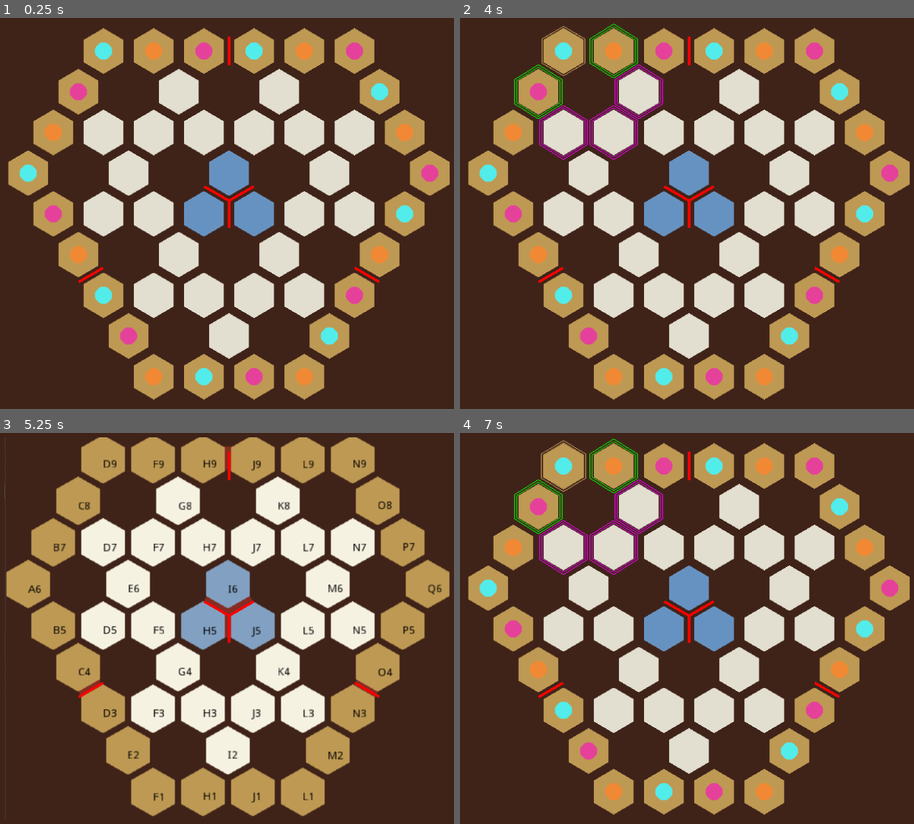
Above: before the commit, frames 1-4 (two rows, left to right).
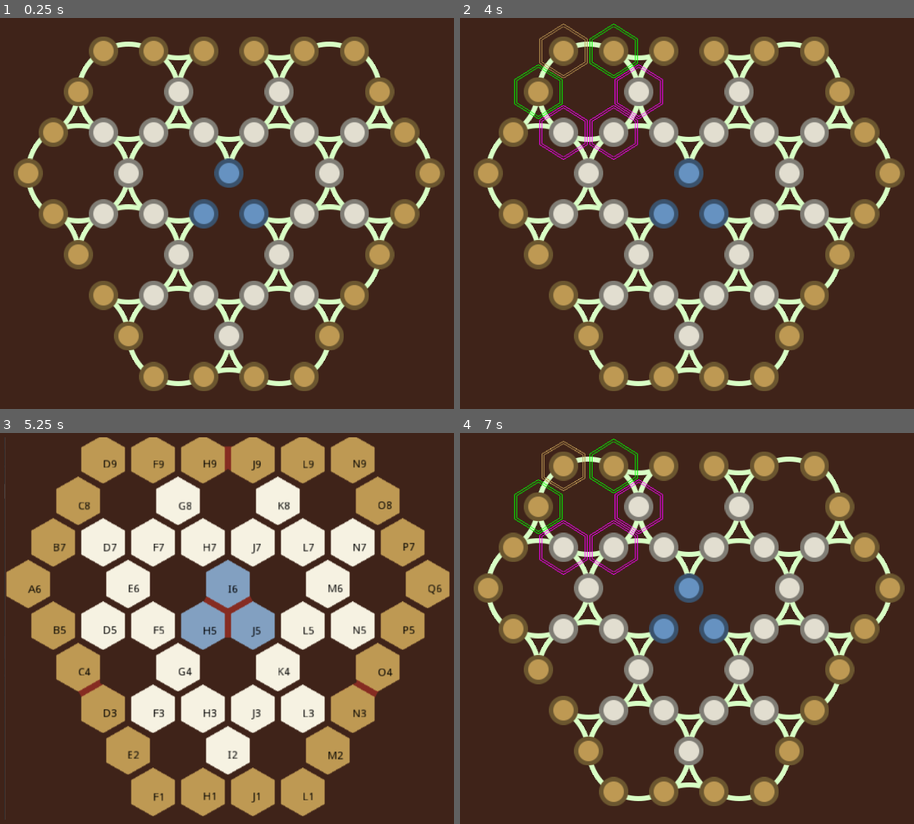
Above: after the commit, the same moments.

Repository: jbbranch9/MANOK
Game: Godot game, scene res://game.tscn
The game is run twice, just before and just after one commit, with the same random seed, the same clock (stepped at 60 frames per second) and the same inputs.
Inputs (mouse positions are in pixels of both pictures, inside the frame that each line leads up to):
- Up to frame 1 (0.25 s): no input
- Up to frame 2 (4 s): tap Enter at 0.5, 2.75 s; move the mouse to (564, 49) at 0.52 s; click (564, 49) at 0.6 s; move the mouse to (614, 49) at 1.27 s; tap Tab (toggle_coordinate_visibility) at 1.35, 2.85 s; click (614, 49) at 1.42 s; tap Space at 2 s; move the mouse to (664, 49) at 2.02 s; click (664, 49) at 2.1 s; move the mouse to (714, 49) at 2.77 s; click (714, 49) at 2.92 s; move the mouse to (764, 49) at 3.52 s; click (764, 49) at 3.6 s
- Up to frame 3 (5.25 s): move the mouse to (354, 464) at 4.27 s; tap Tab (toggle_coordinate_visibility) at 4.35 s; click (354, 464) at 4.42 s; tap Space at 5 s; move the mouse to (77, 507) at 5.02 s; click (77, 507) at 5.1 s
- Up to frame 4 (7 s): tap Enter at 5.75 s; move the mouse to (637, 507) at 5.77 s; tap Tab (toggle_coordinate_visibility) at 5.85 s; click (637, 507) at 5.92 s; move the mouse to (736, 507) at 6.52 s; click (736, 507) at 6.6 s

The runs differ from the first frame. In frame 1, 34% of the frame differs, in the area x 1-100%, y 2-98%; in frame 2, 35%, in the area x 1-100%, y 1-98%; in frame 3, 0.3%; in frame 4, 35%.

Commit message:
updated ring graphics

Diff:
--- a/board.tscn
+++ b/board.tscn
@@ -1,10 +1,11 @@
-[gd_scene load_steps=6 format=2]
+[gd_scene load_steps=7 format=2]
 
 [ext_resource path="res://board.gd" type="Script" id=1]
 [ext_resource path="res://tile.tscn" type="PackedScene" id=2]
 [ext_resource path="res://ASSETS/ref.png" type="Texture" id=3]
 [ext_resource path="res://ASSETS/1280x1280_background.png" type="Texture" id=4]
 [ext_resource path="res://ASSETS/board/block.png" type="Texture" id=5]
+[ext_resource path="res://ASSETS/board/arc.png" type="Texture" id=7]
 
 [node name="board" type="Node2D"]
 script = ExtResource( 1 )
@@ -16,6 +17,392 @@
 offset = Vector2( 320, 320 )
 
 [node name="tiles" type="Node2D" parent="."]
+
+[node name="slide_arcs" type="Node2D" parent="tiles"]
+modulate = Color( 0.85098, 1, 0.776471, 1 )
+position = Vector2( 149.474, 36.8421 )
+rotation = -0.523599
+scale = Vector2( 1.1, 1.1 )
+
+[node name="Sprite1" type="Sprite" parent="tiles/slide_arcs"]
+position = Vector2( 33, 13 )
+rotation = 0.523599
+texture = ExtResource( 7 )
+
+[node name="Sprite2" type="Sprite" parent="tiles/slide_arcs"]
+position = Vector2( -33, 13 )
+rotation = -0.523599
+texture = ExtResource( 7 )
+
+[node name="Sprite3" type="Sprite" parent="tiles/slide_arcs"]
+position = Vector2( 66.5673, 70.4852 )
+rotation = 1.5708
+texture = ExtResource( 7 )
+
+[node name="Sprite4" type="Sprite" parent="tiles/slide_arcs"]
+position = Vector2( 89.0839, 57.4852 )
+rotation = -2.61799
+texture = ExtResource( 7 )
+
+[node name="Sprite5" type="Sprite" parent="tiles/slide_arcs"]
+position = Vector2( 189.22, 141.299 )
+rotation = 1.5708
+texture = ExtResource( 7 )
+
+[node name="Sprite6" type="Sprite" parent="tiles/slide_arcs"]
+position = Vector2( 211.737, 128.299 )
+rotation = -2.61799
+texture = ExtResource( 7 )
+
+[node name="Sprite7" type="Sprite" parent="tiles/slide_arcs"]
+position = Vector2( 35.5228, 124.913 )
+rotation = 2.61799
+texture = ExtResource( 7 )
+
+[node name="Sprite8" type="Sprite" parent="tiles/slide_arcs"]
+position = Vector2( 91.0394, 80.7551 )
+rotation = -0.5236
+texture = ExtResource( 7 )
+
+[node name="Sprite9" type="Sprite" parent="tiles/slide_arcs"]
+position = Vector2( 58.0394, 137.913 )
+rotation = -1.57079
+texture = ExtResource( 7 )
+
+[node name="Sprite10" type="Sprite" parent="tiles/slide_arcs"]
+position = Vector2( -52.1746, 134.527 )
+rotation = 1.5708
+texture = ExtResource( 7 )
+
+[node name="Sprite11" type="Sprite" parent="tiles/slide_arcs"]
+position = Vector2( -85.1747, 77.3691 )
+rotation = 0.523599
+texture = ExtResource( 7 )
+
+[node name="Sprite12" type="Sprite" parent="tiles/slide_arcs"]
+position = Vector2( -62.658, 64.3691 )
+rotation = -1.5708
+texture = ExtResource( 7 )
+
+[node name="Sprite13" type="Sprite" parent="tiles/slide_arcs"]
+position = Vector2( -29.658, 121.527 )
+rotation = -2.61799
+texture = ExtResource( 7 )
+
+[node name="Sprite14" type="Sprite" parent="tiles/slide_arcs"]
+position = Vector2( 159.562, 218.668 )
+rotation = 0.523599
+texture = ExtResource( 7 )
+
+[node name="Sprite15" type="Sprite" parent="tiles/slide_arcs"]
+position = Vector2( 93.5621, 218.668 )
+rotation = -0.523599
+texture = ExtResource( 7 )
+
+[node name="Sprite16" type="Sprite" parent="tiles/slide_arcs"]
+position = Vector2( 93.5621, 192.668 )
+rotation = -2.618
+texture = ExtResource( 7 )
+
+[node name="Sprite17" type="Sprite" parent="tiles/slide_arcs"]
+position = Vector2( 159.562, 192.668 )
+rotation = 2.618
+texture = ExtResource( 7 )
+
+[node name="Sprite18" type="Sprite" parent="tiles/slide_arcs"]
+position = Vector2( 278.305, 154.627 )
+rotation = 0.523599
+texture = ExtResource( 7 )
+
+[node name="Sprite19" type="Sprite" parent="tiles/slide_arcs"]
+position = Vector2( 212.305, 154.627 )
+rotation = -0.523599
+texture = ExtResource( 7 )
+
+[node name="Sprite20" type="Sprite" parent="tiles/slide_arcs"]
+position = Vector2( 193.13, 276.154 )
+rotation = 1.5708
+texture = ExtResource( 7 )
+
+[node name="Sprite21" type="Sprite" parent="tiles/slide_arcs"]
+position = Vector2( 182.647, 205.996 )
+rotation = -1.5708
+texture = ExtResource( 7 )
+
+[node name="Sprite22" type="Sprite" parent="tiles/slide_arcs"]
+position = Vector2( 215.647, 263.154 )
+rotation = -2.61799
+texture = ExtResource( 7 )
+
+[node name="Sprite23" type="Sprite" parent="tiles/slide_arcs"]
+position = Vector2( 280.828, 266.54 )
+rotation = 2.61799
+texture = ExtResource( 7 )
+
+[node name="Sprite24" type="Sprite" parent="tiles/slide_arcs"]
+position = Vector2( 313.828, 209.382 )
+rotation = 1.5708
+texture = ExtResource( 7 )
+
+[node name="Sprite25" type="Sprite" parent="tiles/slide_arcs"]
+position = Vector2( 303.344, 279.54 )
+rotation = -1.57079
+texture = ExtResource( 7 )
+
+[node name="Sprite26" type="Sprite" parent="tiles/slide_arcs"]
+position = Vector2( -150.356, 73.983 )
+rotation = -0.5236
+texture = ExtResource( 7 )
+
+[node name="Sprite27" type="Sprite" parent="tiles/slide_arcs"]
+position = Vector2( -183.356, 131.141 )
+rotation = -1.57079
+texture = ExtResource( 7 )
+
+[node name="Sprite28" type="Sprite" parent="tiles/slide_arcs"]
+position = Vector2( -81.8327, 211.896 )
+rotation = 0.523599
+texture = ExtResource( 7 )
+
+[node name="Sprite29" type="Sprite" parent="tiles/slide_arcs"]
+position = Vector2( -147.833, 211.896 )
+rotation = -0.523599
+texture = ExtResource( 7 )
+
+[node name="Sprite30" type="Sprite" parent="tiles/slide_arcs"]
+position = Vector2( -147.833, 185.896 )
+rotation = -2.618
+texture = ExtResource( 7 )
+
+[node name="Sprite31" type="Sprite" parent="tiles/slide_arcs"]
+position = Vector2( -81.8327, 185.896 )
+rotation = 2.618
+texture = ExtResource( 7 )
+
+[node name="Sprite32" type="Sprite" parent="tiles/slide_arcs"]
+position = Vector2( -25.1806, 282.709 )
+rotation = -0.523599
+texture = ExtResource( 7 )
+
+[node name="Sprite33" type="Sprite" parent="tiles/slide_arcs"]
+position = Vector2( -25.1807, 256.709 )
+rotation = -2.618
+texture = ExtResource( 7 )
+
+[node name="Sprite34" type="Sprite" parent="tiles/slide_arcs"]
+position = Vector2( 74.3874, 340.195 )
+rotation = 1.5708
+texture = ExtResource( 7 )
+
+[node name="Sprite35" type="Sprite" parent="tiles/slide_arcs"]
+position = Vector2( 96.9041, 327.195 )
+rotation = -2.61799
+texture = ExtResource( 7 )
+
+[node name="Sprite36" type="Sprite" parent="tiles/slide_arcs"]
+position = Vector2( 284.737, 401.394 )
+rotation = 2.61799
+texture = ExtResource( 7 )
+
+[node name="Sprite37" type="Sprite" parent="tiles/slide_arcs"]
+position = Vector2( 317.737, 344.236 )
+rotation = 1.5708
+texture = ExtResource( 7 )
+
+[node name="Sprite38" type="Sprite" parent="tiles/slide_arcs"]
+position = Vector2( 197.039, 411.008 )
+rotation = 1.5708
+texture = ExtResource( 7 )
+
+[node name="Sprite39" type="Sprite" parent="tiles/slide_arcs"]
+position = Vector2( 164.039, 353.85 )
+rotation = 0.523599
+texture = ExtResource( 7 )
+
+[node name="Sprite40" type="Sprite" parent="tiles/slide_arcs"]
+position = Vector2( 186.556, 340.85 )
+rotation = -1.5708
+texture = ExtResource( 7 )
+
+[node name="Sprite41" type="Sprite" parent="tiles/slide_arcs"]
+position = Vector2( 219.556, 398.008 )
+rotation = -2.61799
+texture = ExtResource( 7 )
+
+[node name="Sprite42" type="Sprite" parent="tiles/slide_arcs"]
+position = Vector2( 282.782, 289.809 )
+rotation = 0.523599
+texture = ExtResource( 7 )
+
+[node name="Sprite43" type="Sprite" parent="tiles/slide_arcs"]
+position = Vector2( 36.9093, 147.854 )
+rotation = 0.523599
+texture = ExtResource( 7 )
+
+[node name="Sprite44" type="Sprite" parent="tiles/slide_arcs"]
+position = Vector2( -29.0907, 147.854 )
+rotation = -0.523599
+texture = ExtResource( 7 )
+
+[node name="Sprite45" type="Sprite" parent="tiles/slide_arcs"]
+position = Vector2( -77.923, 346.75 )
+rotation = 0.523599
+texture = ExtResource( 7 )
+
+[node name="Sprite46" type="Sprite" parent="tiles/slide_arcs"]
+position = Vector2( -143.923, 346.75 )
+rotation = -0.523599
+texture = ExtResource( 7 )
+
+[node name="Sprite47" type="Sprite" parent="tiles/slide_arcs"]
+position = Vector2( -143.923, 320.75 )
+rotation = -2.618
+texture = ExtResource( 7 )
+
+[node name="Sprite48" type="Sprite" parent="tiles/slide_arcs"]
+position = Vector2( -77.923, 320.75 )
+rotation = 2.618
+texture = ExtResource( 7 )
+
+[node name="Sprite49" type="Sprite" parent="tiles/slide_arcs"]
+position = Vector2( -46.31, 266.651 )
+rotation = 1.5708
+texture = ExtResource( 7 )
+
+[node name="Sprite50" type="Sprite" parent="tiles/slide_arcs"]
+position = Vector2( -56.7933, 336.809 )
+rotation = -1.57079
+texture = ExtResource( 7 )
+
+[node name="Sprite51" type="Sprite" parent="tiles/slide_arcs"]
+position = Vector2( 44.7298, 417.563 )
+rotation = 0.523599
+texture = ExtResource( 7 )
+
+[node name="Sprite52" type="Sprite" parent="tiles/slide_arcs"]
+position = Vector2( -21.2702, 417.563 )
+rotation = -0.523599
+texture = ExtResource( 7 )
+
+[node name="Sprite53" type="Sprite" parent="tiles/slide_arcs"]
+position = Vector2( -21.2702, 391.563 )
+rotation = -2.618
+texture = ExtResource( 7 )
+
+[node name="Sprite54" type="Sprite" parent="tiles/slide_arcs"]
+position = Vector2( 44.7298, 391.563 )
+rotation = 2.618
+texture = ExtResource( 7 )
+
+[node name="Sprite55" type="Sprite" parent="tiles/slide_arcs"]
+position = Vector2( 98.8587, 350.464 )
+rotation = -0.5236
+texture = ExtResource( 7 )
+
+[node name="Sprite56" type="Sprite" parent="tiles/slide_arcs"]
+position = Vector2( 65.8587, 407.622 )
+rotation = -1.57079
+texture = ExtResource( 7 )
+
+[node name="Sprite57" type="Sprite" parent="tiles/slide_arcs"]
+position = Vector2( 101.382, 488.376 )
+rotation = -0.523599
+texture = ExtResource( 7 )
+
+[node name="Sprite58" type="Sprite" parent="tiles/slide_arcs"]
+position = Vector2( 101.382, 462.376 )
+rotation = -2.618
+texture = ExtResource( 7 )
+
+[node name="Sprite59" type="Sprite" parent="tiles/slide_arcs"]
+position = Vector2( 167.382, 462.376 )
+rotation = 2.618
+texture = ExtResource( 7 )
+
+[node name="Sprite60" type="Sprite" parent="tiles/slide_arcs"]
+position = Vector2( -85.7428, 51.0411 )
+rotation = 2.618
+texture = ExtResource( 7 )
+
+[node name="Sprite61" type="Sprite" parent="tiles/slide_arcs"]
+position = Vector2( -75.3995, 458.663 )
+rotation = 2.61799
+texture = ExtResource( 7 )
+
+[node name="Sprite62" type="Sprite" parent="tiles/slide_arcs"]
+position = Vector2( -42.3995, 401.505 )
+rotation = 1.5708
+texture = ExtResource( 7 )
+
+[node name="Sprite63" type="Sprite" parent="tiles/slide_arcs"]
+position = Vector2( -52.8828, 471.663 )
+rotation = -1.57079
+texture = ExtResource( 7 )
+
+[node name="Sprite64" type="Sprite" parent="tiles/slide_arcs"]
+position = Vector2( -17.3601, 526.418 )
+rotation = -2.618
+texture = ExtResource( 7 )
+
+[node name="Sprite65" type="Sprite" parent="tiles/slide_arcs"]
+position = Vector2( 48.6399, 526.418 )
+rotation = 2.618
+texture = ExtResource( 7 )
+
+[node name="Sprite66" type="Sprite" parent="tiles/slide_arcs"]
+position = Vector2( -173.581, 398.119 )
+rotation = -1.5708
+texture = ExtResource( 7 )
+
+[node name="Sprite67" type="Sprite" parent="tiles/slide_arcs"]
+position = Vector2( -140.581, 455.276 )
+rotation = -2.61799
+texture = ExtResource( 7 )
+
+[node name="Sprite68" type="Sprite" parent="tiles/slide_arcs"]
+position = Vector2( -168.963, 195.838 )
+rotation = 1.5708
+texture = ExtResource( 7 )
+
+[node name="Sprite69" type="Sprite" parent="tiles/slide_arcs"]
+position = Vector2( -167.007, 333.422 )
+rotation = 1.5708
+texture = ExtResource( 7 )
+
+[node name="Sprite70" type="Sprite" parent="tiles/slide_arcs"]
+position = Vector2( -60.7033, 201.954 )
+rotation = -1.57079
+texture = ExtResource( 7 )
+
+[node name="Sprite71" type="Sprite" parent="tiles/slide_arcs"]
+position = Vector2( 72.4328, 202.61 )
+rotation = 1.5708
+texture = ExtResource( 7 )
+
+[node name="Sprite72" type="Sprite" parent="tiles/slide_arcs"]
+position = Vector2( 162.085, 330.581 )
+rotation = 2.61799
+texture = ExtResource( 7 )
+
+[node name="Sprite73" type="Sprite" parent="tiles/slide_arcs"]
+position = Vector2( 217.601, 286.423 )
+rotation = -0.5236
+texture = ExtResource( 7 )
+
+[node name="Sprite74" type="Sprite" parent="tiles/slide_arcs"]
+position = Vector2( 221.512, 421.278 )
+rotation = -0.5236
+texture = ExtResource( 7 )
+
+[node name="Sprite75" type="Sprite" parent="tiles/slide_arcs"]
+position = Vector2( 78.2979, 475.049 )
+rotation = 1.5708
+texture = ExtResource( 7 )
+
+[node name="Sprite76" type="Sprite" parent="tiles/slide_arcs"]
+position = Vector2( -73.4449, 481.932 )
+rotation = 0.523599
+texture = ExtResource( 7 )
 
 [node name="D9" parent="tiles" instance=ExtResource( 2 )]
 position = Vector2( 149.474, 36.8421 )
@@ -268,6 +655,7 @@
 }
 
 [node name="blocks" type="Node2D" parent="."]
+visible = false
 modulate = Color( 1, 0, 0, 1 )
 
 [node name="Sprite" type="Sprite" parent="blocks"]
--- /dev/null
+++ b/slide_arcs.tscn
@@ -0,0 +1,29 @@
+[gd_scene load_steps=2 format=2]
+
+[ext_resource path="res://ASSETS/board/arc.png" type="Texture" id=1]
+
+[node name="slide_arcs" type="Node2D"]
+
+[node name="Sprite1" type="Sprite" parent="."]
+modulate = Color( 1, 0, 0, 1 )
+position = Vector2( 33, 13 )
+rotation = 0.523599
+texture = ExtResource( 1 )
+
+[node name="Sprite2" type="Sprite" parent="."]
+modulate = Color( 1, 0, 0, 1 )
+position = Vector2( -33, 13 )
+rotation = -0.523599
+texture = ExtResource( 1 )
+
+[node name="Sprite3" type="Sprite" parent="."]
+modulate = Color( 1, 0, 0, 1 )
+position = Vector2( -33, -13 )
+rotation = 3.66519
+texture = ExtResource( 1 )
+
+[node name="Sprite4" type="Sprite" parent="."]
+modulate = Color( 1, 0, 0, 1 )
+position = Vector2( 33, -13 )
+rotation = -3.66519
+texture = ExtResource( 1 )
--- /dev/null
+++ b/slide_ring.tscn
@@ -0,0 +1,34 @@
+[gd_scene load_steps=2 format=2]
+
+[ext_resource path="res://ASSETS/board/arc.png" type="Texture" id=1]
+
+[node name="slide_ring" type="Node2D"]
+
+[node name="Sprite" type="Sprite" parent="."]
+position = Vector2( 1.4282, -64 )
+texture = ExtResource( 1 )
+
+[node name="Sprite2" type="Sprite" parent="."]
+position = Vector2( 57.4282, -32 )
+rotation = 1.0472
+texture = ExtResource( 1 )
+
+[node name="Sprite3" type="Sprite" parent="."]
+position = Vector2( 57.4282, 32 )
+rotation = 2.0944
+texture = ExtResource( 1 )
+
+[node name="Sprite4" type="Sprite" parent="."]
+position = Vector2( 1.4282, 64 )
+rotation = 3.14159
+texture = ExtResource( 1 )
+
+[node name="Sprite5" type="Sprite" parent="."]
+position = Vector2( -54.5718, 32 )
+rotation = 4.18879
+texture = ExtResource( 1 )
+
+[node name="Sprite6" type="Sprite" parent="."]
+position = Vector2( -54.5718, -32 )
+rotation = 5.23599
+texture = ExtResource( 1 )
--- a/tile.tscn
+++ b/tile.tscn
@@ -1,10 +1,11 @@
-[gd_scene load_steps=11 format=2]
+[gd_scene load_steps=12 format=2]
 
-[ext_resource path="res://ASSETS/board/hex.png" type="Texture" id=1]
+[ext_resource path="res://ASSETS/board/tile_fill.png" type="Texture" id=1]
 [ext_resource path="res://tile.gd" type="Script" id=2]
 [ext_resource path="res://ASSETS/board/flare.png" type="Texture" id=3]
 [ext_resource path="res://pawn.tscn" type="PackedScene" id=4]
 [ext_resource path="res://carrier.tscn" type="PackedScene" id=5]
+[ext_resource path="res://ASSETS/board/tile_border.png" type="Texture" id=6]
 
 [sub_resource type="AtlasTexture" id=1]
 flags = 4
@@ -38,23 +39,20 @@
 input_pickable = true
 script = ExtResource( 2 )
 
-[node name="Sprite" type="Sprite" parent="."]
-texture = ExtResource( 1 )
-
 [node name="flare" type="Node2D" parent="."]
 visible = false
 
 [node name="flare" type="AnimatedSprite" parent="flare"]
 frames = SubResource( 5 )
 animation = "flare"
-frame = 18
+frame = 4
 playing = true
 
 [node name="flare2" type="AnimatedSprite" parent="flare"]
 scale = Vector2( 1.1, 1.1 )
 frames = SubResource( 5 )
 animation = "flare"
-frame = 18
+frame = 4
 playing = true
 
 [node name="pawn" parent="." instance=ExtResource( 4 )]
@@ -64,7 +62,18 @@
 visible = false
 
 [node name="CollisionPolygon2D" type="CollisionPolygon2D" parent="."]
+visible = false
 rotation = 0.523599
 polygon = PoolVector2Array( 32, 0, 16, 27.7, -16, 27.7, -32, 0, -16, -27.7, 16, -27.7 )
 
+[node name="Sprite" type="Node2D" parent="."]
+scale = Vector2( 1.25, 1.25 )
+
+[node name="fill" type="Sprite" parent="Sprite"]
+texture = ExtResource( 1 )
+
+[node name="frame" type="Sprite" parent="Sprite"]
+modulate = Color( 0.564706, 0.564706, 0.564706, 1 )
+texture = ExtResource( 6 )
+
 [connection signal="input_event" from="." to="." method="_on_tile_input_event"]
Binary file added: ASSETS/board/arc.png
Not shown, added: ASSETS/board/arc.png.import
Binary file added: ASSETS/board/tile_border.png
Not shown, added: ASSETS/board/tile_border.png.import
Binary file added: ASSETS/board/tile_fill.png
Not shown, added: ASSETS/board/tile_fill.png.import
Not shown, added: rings.svg
Not shown, added: rings.svg.import
